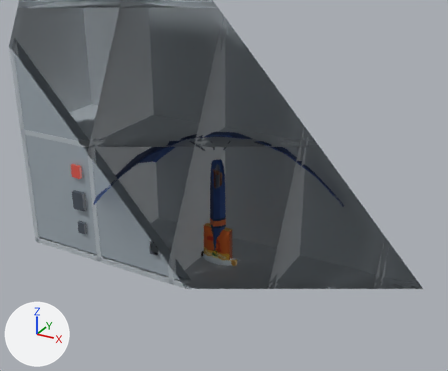
Before and after pictures for a commit that changed the glTF model game/public/models/items.glb.
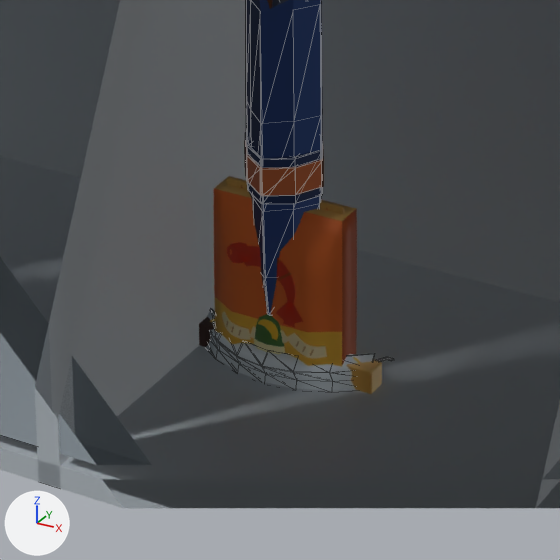
There are two pictures of each version: one from a 50 mm camera at (0.643, -1.14, 0.782) aimed at (-0.017, 0.06, 0.182), one close up on the part from 36% to 61% of the width and 51% to 81% of the height. Lighting does not change. The marker at lower left points along +X, +Y and +Z. The older version's two pictures come first. The close-ups show mesh edges as thin lines. Everything nearer to the camera than a plane just in front of the edit is cut away.

In view in the first close-up: 'FURN_Locker__Body', 'FURN_Locker__Door01', 'FURN_Locker__Door02', 'ITM06_Mask', 'ITM09_Umbrella', 'ITM12_BananaMilk', 'ITM12_SnackBag', 'ITM12_Yanggaeng' and 1 more.
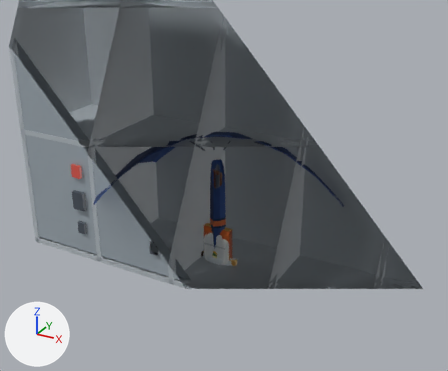
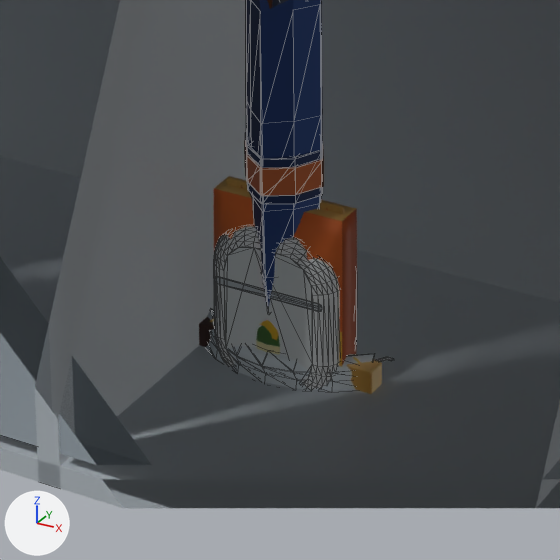
The change, as a list of edits to the scene's bpy script:
```text
Add mat_itm_earbudsbody:
    mat_itm_earbudsbody = principled_material('ITM_EarbudsBody')
    mat_itm_earbudsbody.base_color = (0.905, 0.939, 0.939)  # white #f4f8f8
    mat_itm_earbudsbody.roughness = 0.34
Add mat_itm_earbudsaxle:
    mat_itm_earbudsaxle = principled_material('ITM_EarbudsAxle')
    mat_itm_earbudsaxle.base_color = (0.423, 0.468, 0.491)  # grey #aeb6ba
    mat_itm_earbudsaxle.metallic = 0.35
    mat_itm_earbudsaxle.roughness = 0.36
Add mat_itm_earbudslit:
    mat_itm_earbudslit = principled_material('ITM_EarbudsLit')
    mat_itm_earbudslit.base_color = (0.973, 0.991, 0.991)  # white #fcfefe
    mat_itm_earbudslit.roughness = 0.28
Add mat_itm_earbudsedge:
    mat_itm_earbudsedge = principled_material('ITM_EarbudsEdge')
    mat_itm_earbudsedge.base_color = (0.768, 0.807, 0.823)  # white #e3e8ea
    mat_itm_earbudsedge.roughness = 0.4
Add mat_itm_earbudshinge:
    mat_itm_earbudshinge = principled_material('ITM_EarbudsHinge')
    mat_itm_earbudshinge.base_color = (0.651, 0.701, 0.723)  # light grey #d3dadd
    mat_itm_earbudshinge.roughness = 0.42
Add mat_itm_earbudsled:
    mat_itm_earbudsled = principled_material('ITM_EarbudsLed')
    mat_itm_earbudsled.base_color = (0.159, 0.799, 0.723)  # cyan #6fe7dd
    mat_itm_earbudsled.roughness = 0.3
Add me_itm05_earbuds:
    me_itm05_earbuds.from_pydata(...)  # 480 vertices, 944 faces; spans x -0.034..0.034, y -0.0166..0.0197, z 0.0..0.091
    # faces by material slot: [52, 56, 672, 44, 92, 28]
    me_itm05_earbuds.materials.append(mat_itm_earbudsbody)  # white #f4f8f8
    me_itm05_earbuds.materials.append(mat_itm_earbudsedge)  # white #e3e8ea
    me_itm05_earbuds.materials.append(mat_itm_earbudslit)  # white #fcfefe
    me_itm05_earbuds.materials.append(mat_itm_earbudshinge)  # light grey #d3dadd
    me_itm05_earbuds.materials.append(mat_itm_earbudsled)  # cyan #6fe7dd
    me_itm05_earbuds.materials.append(mat_itm_earbudsaxle)  # grey #aeb6ba
Add ob_itm05_earbuds:
    ob_itm05_earbuds = bpy.data.objects.new('ITM05_Earbuds', me_itm05_earbuds)
    ob_itm05_earbuds.location = (0.0, 0.0, 0.0)
```

Boxes (x1, y1, x2, y2) around the edits, measured in the close-ups (560 x 560 px):
'ITM05_Earbuds', added
    after: (213, 226, 340, 389)
    faces in mat_itm_earbudsbody (white #f4f8f8): (224, 246, 312, 384)
    faces in mat_itm_earbudslit (white #fcfefe): (213, 226, 340, 389)
    faces in mat_itm_earbudshinge (light grey #d3dadd): (214, 276, 322, 312)
'ITM12_SnackBag', unchanged, covered by the edit
    both: (214, 176, 357, 366)
